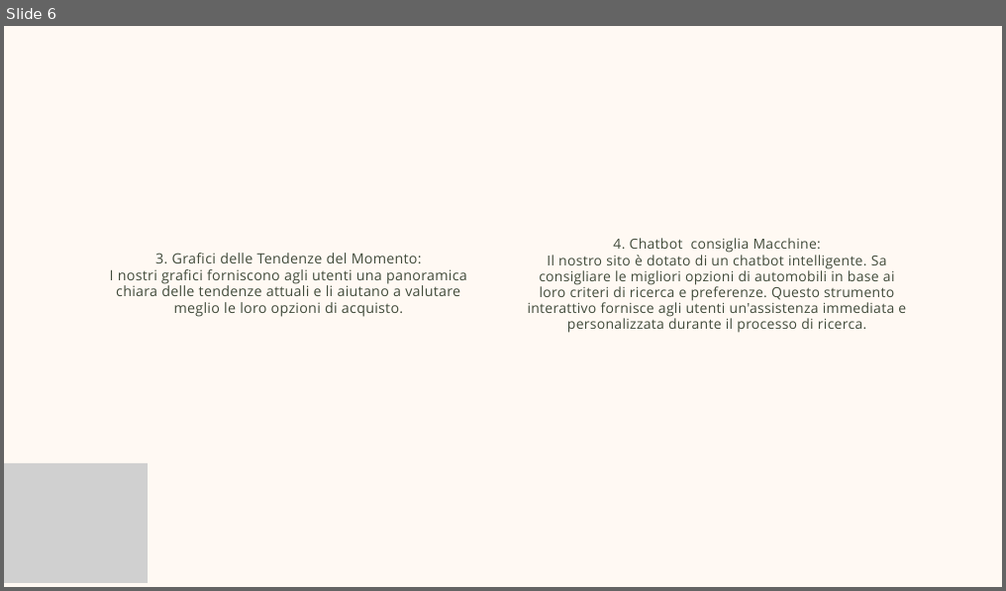
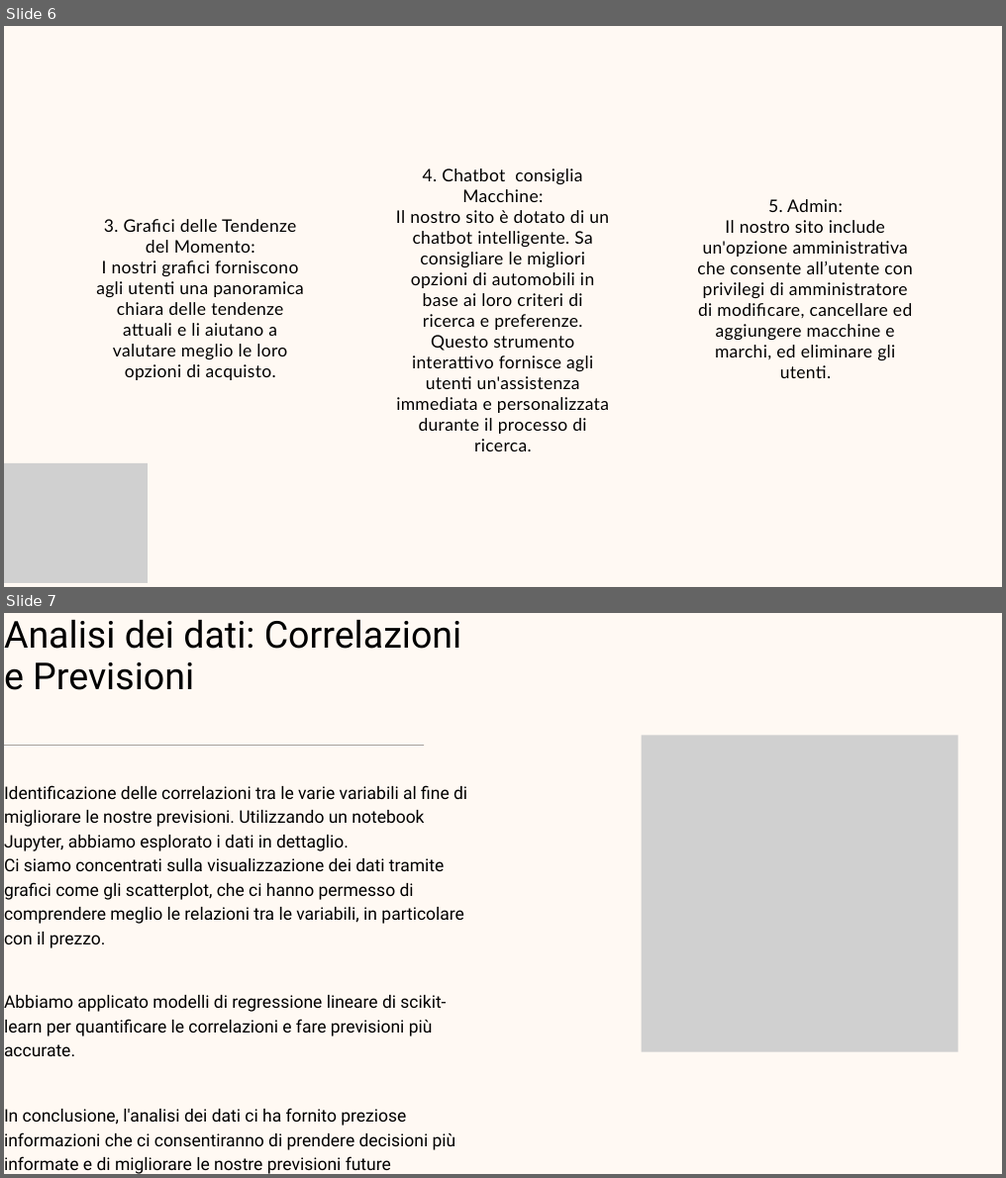
Before and after one commit to KKatowice/ProjectWork, a slide deck: presentazione/Presentazione ProjectWork-DrivenChoice.pptx. Shown one above the other, each under a label of ours: slide 6 before the commit, slides 6 and 7 after it. The pictures are 1006x591 and 1006x1178 pixels, drawn with LibreOffice and Linux fonts; fonts in the diff are those of the drawing; grey boxes stand for pictures. Boxes give left, top, right and bottom in pixels: in the first picture for what was removed or moved away, otherwise in the second. Text is boxed around its words. In the diff, an @@ line names an element or a change of style, - is before the commit and + after.

```diff
--- a/presentazione/Presentazione ProjectWork-DrivenChoice.pptx
+++ b/presentazione/Presentazione ProjectWork-DrivenChoice.pptx
@@ slide 7 added at box(4, 613, 1002, 1174), background #FFF9F3 @@
@@ picture added at box(642, 735, 958, 1053) @@
@@ group added at box(4, 619, 467, 1174): 4 texts, 1 rectangle @@
+Analisi dei dati: Correlazioni e Previsioni
+Identificazione delle correlazioni tra le varie variabili al fine di migliorare le nostre previsioni. Utilizzando un notebook Jupyter, abbiamo esplorato i dati in dettaglio.
+Ci siamo concentrati sulla visualizzazione dei dati tramite grafici come gli scatterplot, che ci hanno permesso di comprendere meglio le relazioni tra le variabili, in particolare con il prezzo.
+Abbiamo applicato modelli di regressione lineare di scikit-learn per quantificare le correlazioni e fare previsioni più accurate.
+In conclusione, l'analisi dei dati ci ha fornito preziose informazioni che ci consentiranno di prendere decisioni più informate e di migliorare le nostre previsioni future
@@ slide 6 changed as well @@
@@ text "4. Chatbot consiglia Macchine:": place and size @@
-text "4. Chatbot consiglia Macchine:" at box(528, 238, 906, 333)
+text "4. Chatbot consiglia Macchine:" at box(396, 169, 609, 452)
@@ text "4. Chatbot consiglia Macchine:" at box(396, 169, 609, 452): size 20 to 25 pt, font Open Sans to Lato, text colour #414B3B to #000000, letter spacing 0.4 to 0.5 pt; line spacing 23.2pt to 30pt @@
@@ text added at box(697, 199, 913, 378), 25 pt, text #000000 @@
+5. Admin:
+Il nostro sito include un'opzione amministrativa che consente all’utente con privilegi di amministratore di modificare, cancellare ed aggiungere macchine e marchi, ed eliminare gli utenti.
@@ text "3. Grafici delle Tendenze del ...": place and size @@
-text "3. Grafici delle Tendenze del ..." at box(110, 253, 467, 317)
+text "3. Grafici delle Tendenze del ..." at box(96, 219, 304, 380)
@@ text "3. Grafici delle Tendenze del ..." at box(96, 219, 304, 380): size 20.3 to 25 pt, font Open Sans to Lato, text colour #414B3B to #000000, letter spacing 0.4 to 0.5 pt; line spacing 23.6pt to 30pt @@
```
Also in this commit, not shown: 6 other slides changed, 1 other slide added, 1 slide removed.
